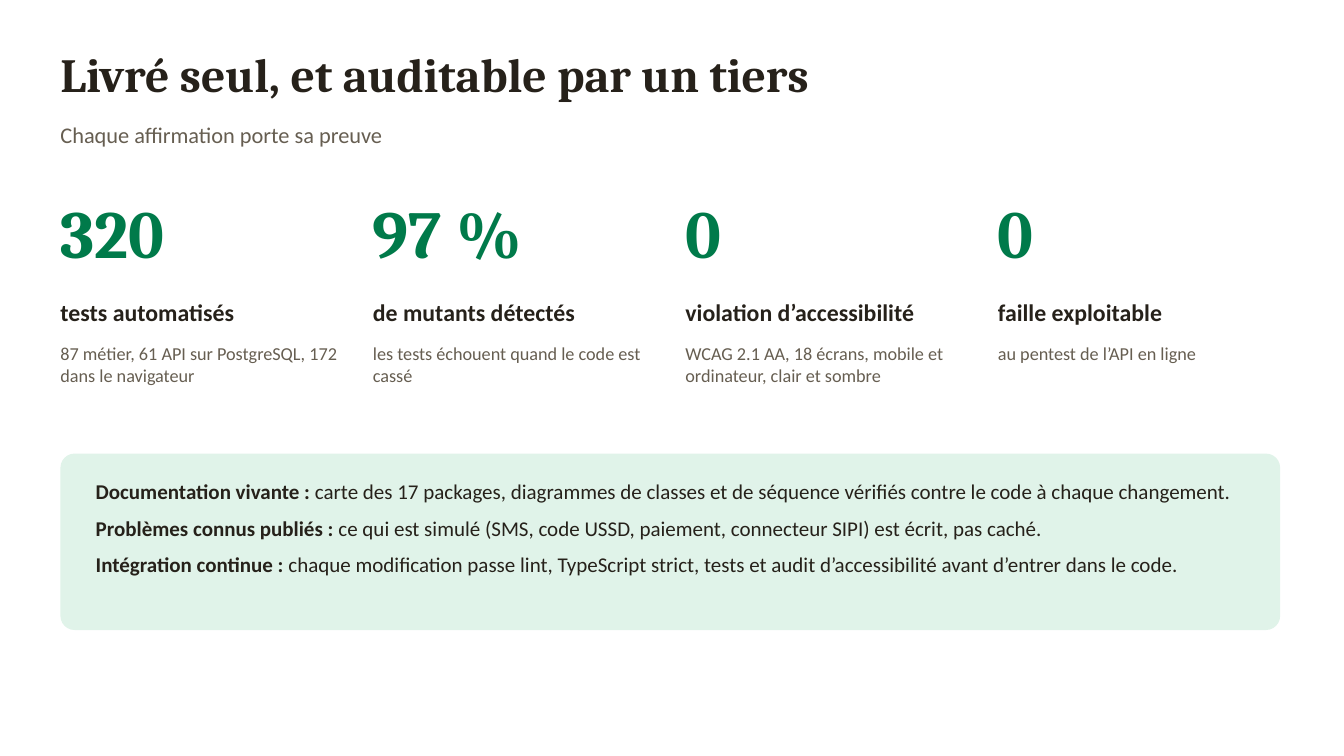
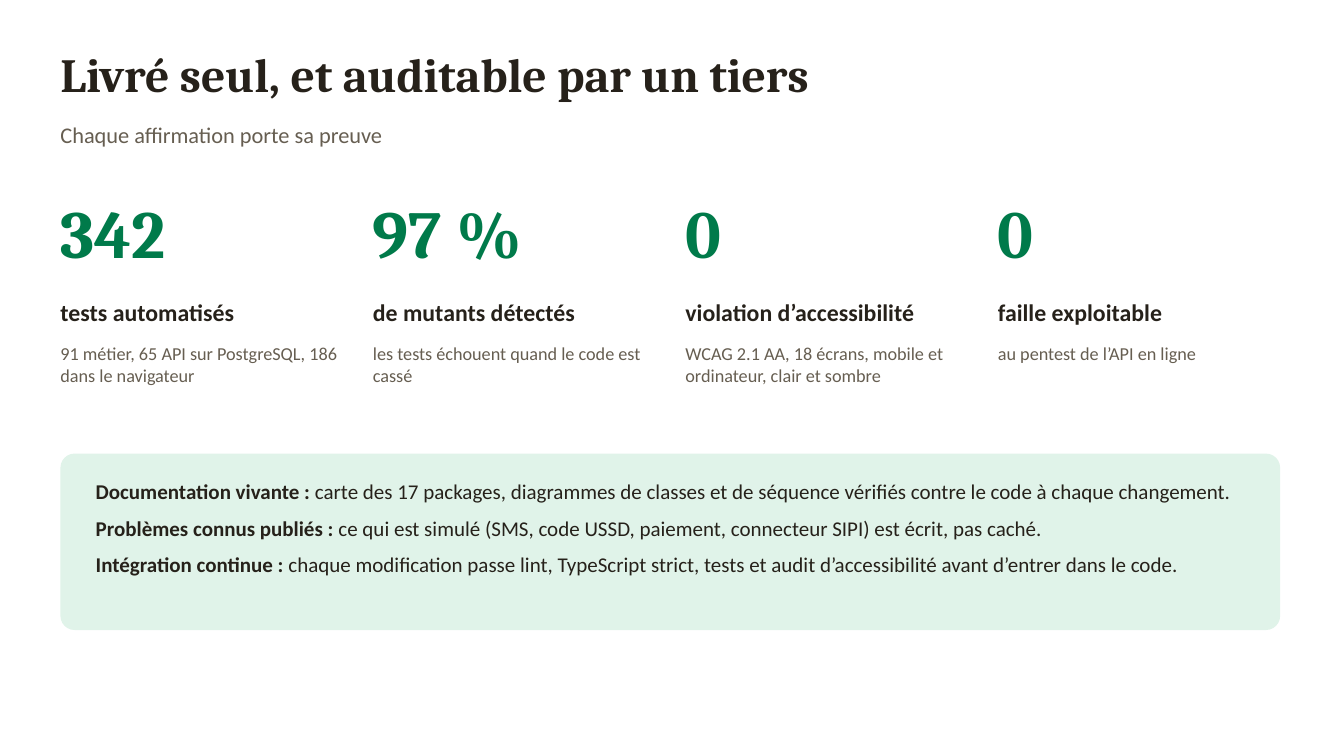
Before and after one commit to misterkante/alerteagri, a slide deck: slide 11 of docs/presentation/AlerteAgri-presentation.pptx. Drawn at 1344x756 pixels with LibreOffice and Linux fonts; fonts in the diff are those of the drawing. Boxes give left, top, right and bottom in pixels: in the first picture for what was removed or moved away, otherwise in the second. Text is boxed around its words. In the diff, an @@ line names an element or a change of style, - is before the commit and + after.

```diff
--- a/docs/presentation/AlerteAgri-presentation.pptx
+++ b/docs/presentation/AlerteAgri-presentation.pptx
@@ text at <box>60,212,165,259</box>: text changed @@
-320
+342
@@ text at <box>60,347,337,385</box>: text changed @@
-87 métier, 61 API sur PostgreSQL, 172 dans le navigateur
+91 métier, 65 API sur PostgreSQL, 186 dans le navigateur
```
Also in this commit, not shown: 4 other files.
